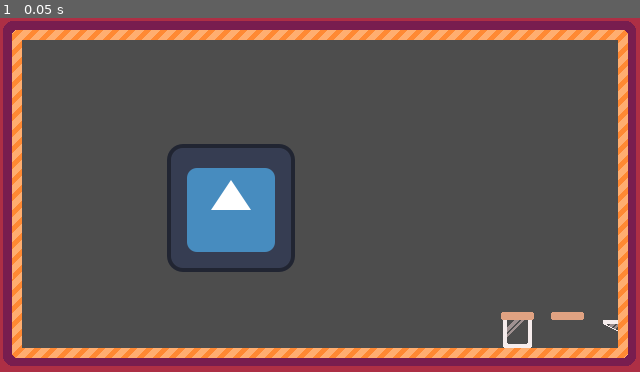
Above: before the commit, frame 1.
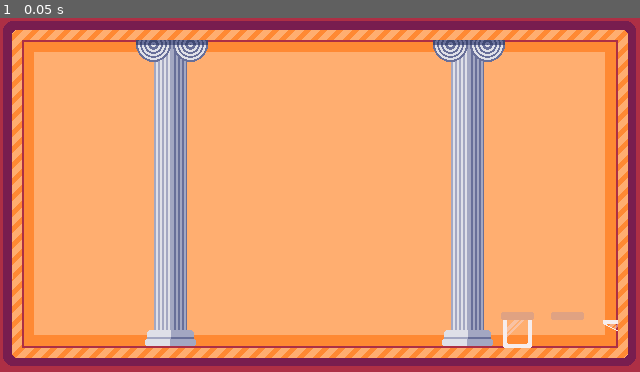
Above: after the commit, the same moment.

Repository: torinman/Brackeys-2025-1
Game: Godot game, scene res://main.tscn
Two runs of this game, one before a commit and one after it. Both use one fixed random seed, a clock stepped at 60 frames per second and the inputs below. The engine's default icon, where the game draws it, is replaced by a stand-in: a white triangle on a blue panel in a dark square.
Inputs:
- Up to frame 1 (0.05 s): no input

The runs differ from the first frame. In frame 1, 81% of the frame differs, in the area x 3-97%, y 6-94%.

Commit message:
Added background

Diff:
--- a/main.tscn
+++ b/main.tscn
@@ -1,12 +1,18 @@
-[gd_scene load_steps=4 format=3 uid="uid://c8t6sspi5hml8"]
+[gd_scene load_steps=5 format=3 uid="uid://c8t6sspi5hml8"]
 
 [ext_resource type="Texture2D" uid="uid://c4tbjldui787b" path="res://textures/icon.svg" id="1_8okwa"]
+[ext_resource type="Texture2D" uid="uid://dv3q867nacr0x" path="res://textures/Background.png" id="1_oj6jv"]
 [ext_resource type="Texture2D" uid="uid://d6a4xd623a6i" path="res://textures/jar.png" id="2_b7lil"]
 [ext_resource type="Texture2D" uid="uid://d3f6q7oobn74g" path="res://textures/Frame.png" id="3_rg0s1"]
 
 [node name="Node2D" type="Node2D"]
 
+[node name="Background" type="Sprite2D" parent="."]
+position = Vector2(320, 180)
+texture = ExtResource("1_oj6jv")
+
 [node name="HI LEO!" type="Sprite2D" parent="."]
+visible = false
 position = Vector2(231, 190)
 texture = ExtResource("1_8okwa")
 
Binary file added: textures/Background.png
Not shown, added: textures/Background.png.import
